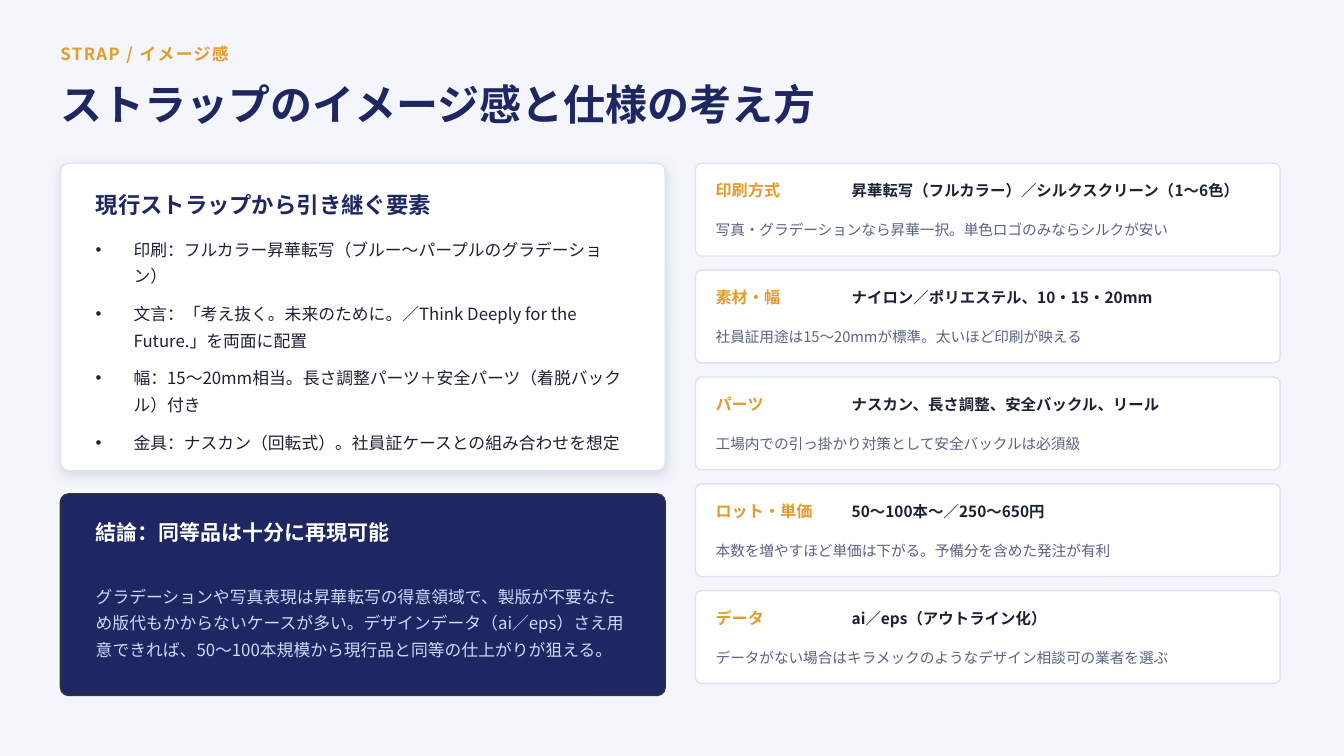
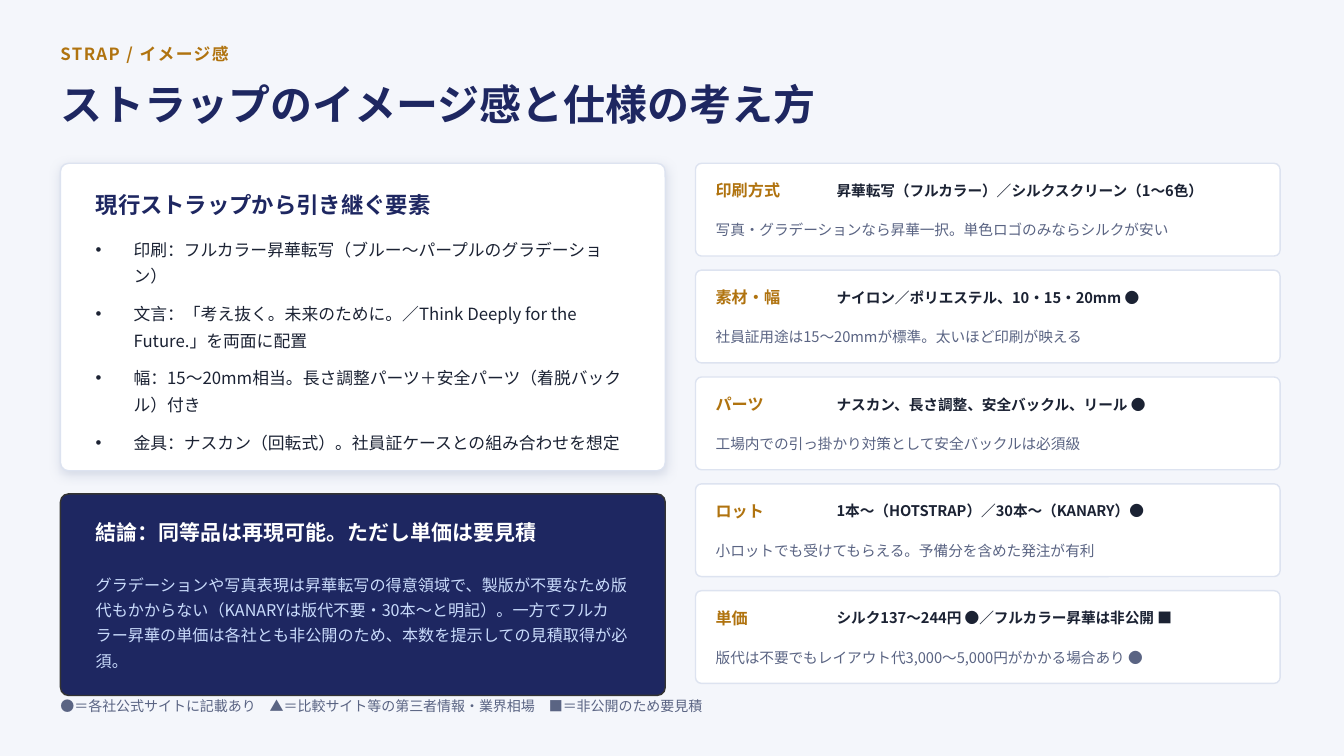
Before and after one commit to sou16hattori-rgb/claudecode_test, a slide deck: slide 7 of docs/工場ユニフォーム検討資料.pptx. Drawn at 1344x756 pixels with LibreOffice and Linux fonts; fonts in the diff are those of the drawing. Boxes give left, top, right and bottom in pixels: in the first picture for what was removed or moved away, otherwise in the second. Text is boxed around its words. In the diff, an @@ line names an element or a change of style, - is before the commit and + after.

```diff
--- a/docs/工場ユニフォーム検討資料.pptx
+++ b/docs/工場ユニフォーム検討資料.pptx
@@ text "昇華転写（フルカラー）／シルクスクリーン（1〜6色）" moved from (x1=852, y1=183, x2=1239, y2=198) to (x1=837, y1=183, x2=1203, y2=198) @@
@@ text "昇華転写（フルカラー）／シルクスクリーン（1〜6色）" at (x1=837, y1=183, x2=1203, y2=198): size 11 to 10.5 pt @@
@@ text at (x1=837, y1=290, x2=1122, y2=304): text changed; size 11 to 10.5 pt @@
-ナイロン／ポリエステル、10・15・20mm
+ナイロン／ポリエステル、10・15・20mm ●
@@ text colour #E39B2E to #B0730F in 4 elements at (x1=60, y1=45, x2=229, y2=62), (x1=716, y1=182, x2=780, y2=198), (x1=716, y1=289, x2=780, y2=305), (x1=716, y1=396, x2=764, y2=411) @@
@@ text at (x1=837, y1=397, x2=1128, y2=412): text changed; size 11 to 10.5 pt @@
-ナスカン、長さ調整、安全バックル、リール
+ナスカン、長さ調整、安全バックル、リール ●
@@ text at (x1=716, y1=504, x2=764, y2=519): text changed; text colour #E39B2E to #B0730F @@
-ロット・単価
+ロット
@@ text at (x1=837, y1=503, x2=1144, y2=518): text changed; size 11 to 10.5 pt @@
-50〜100本〜／250〜650円
+1本〜（HOTSTRAP）／30本〜（KANARY）●
@@ text at (x1=96, y1=522, x2=537, y2=542): text changed @@
-結論：同等品は十分に再現可能
+結論：同等品は再現可能。ただし単価は要見積
@@ text at (x1=716, y1=543, x2=1095, y2=557): text changed @@
-本数を増やすほど単価は下がる。予備分を含めた発注が有利
+小ロットでも受けてもらえる。予備分を含めた発注が有利
@@ text at (x1=96, y1=577, x2=628, y2=668): text changed; size 12 to 11.5 pt @@
-グラデーションや写真表現は昇華転写の得意領域で、製版が不要なため版代もかからないケースが多い。デザインデータ（ai／eps）さえ用意できれば、50〜100本規模から現行品と同等の仕上がりが狙える。
+グラデーションや写真表現は昇華転写の得意領域で、製版が不要なため版代もかからない（KANARYは版代不要・30本〜と明記）。一方でフルカラー昇華の単価は各社とも非公開のため、本数を提示しての見積取得が必須。
@@ text at (x1=716, y1=610, x2=748, y2=626): text changed; text colour #E39B2E to #B0730F @@
-データ
+単価
@@ text at (x1=837, y1=610, x2=1154, y2=625): text changed; size 11 to 10.5 pt @@
-ai／eps（アウトライン化）
+シルク137〜244円 ●／フルカラー昇華は非公開 ■
@@ text at (x1=716, y1=650, x2=1125, y2=666): text changed @@
-データがない場合はキラメックのようなデザイン相談可の業者を選ぶ
+版代は不要でもレイアウト代3,000〜5,000円がかかる場合あり ●
@@ text added at (x1=60, y1=699, x2=703, y2=712), 10 pt, text #5A6483 @@
+●＝各社公式サイトに記載あり ▲＝比較サイト等の第三者情報・業界相場 ■＝非公開のため要見積
```
Also in this commit, not shown: 11 other slides changed, 1 slide removed, 2 other files.
